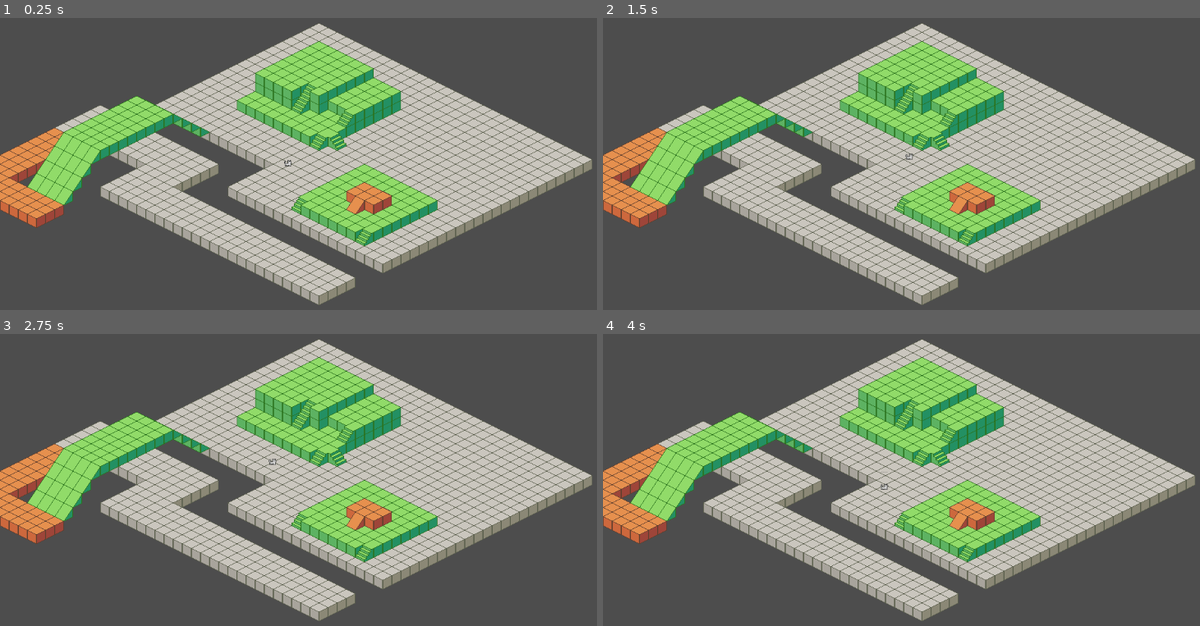
Above: before the commit, frames 1-4 (two rows, left to right).
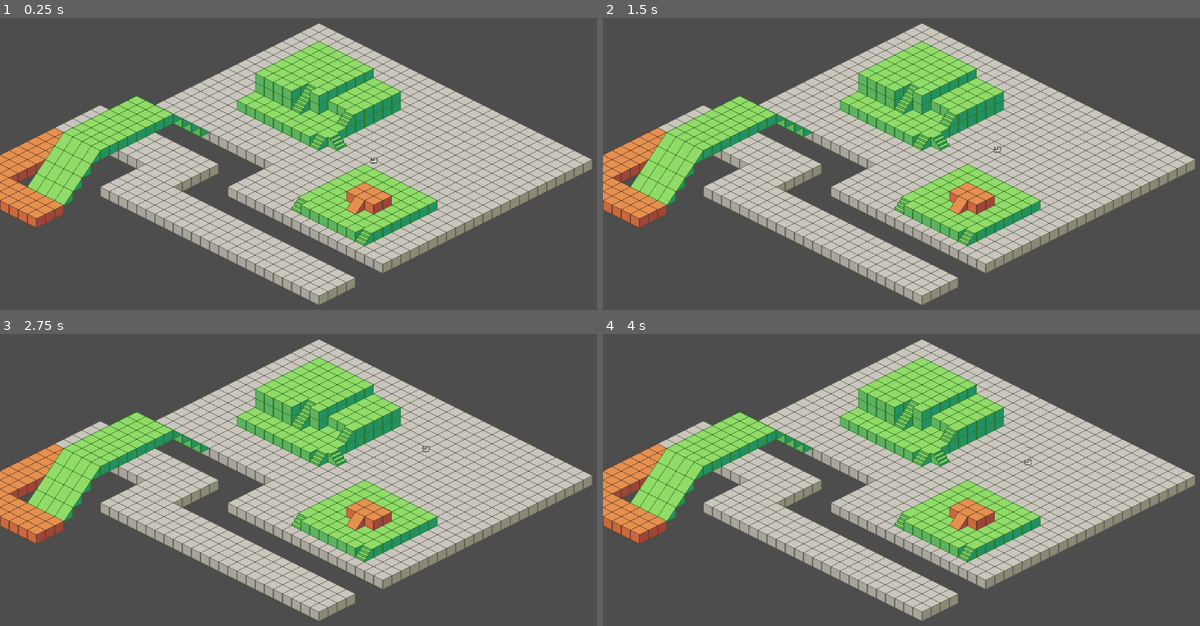
Above: after the commit, the same moments.

Repository: mattvonfat/Isometric3DNav
Game: Godot game, scene res://game.tscn
The game is run twice, just before and just after one commit, with the same random seed, the same clock (stepped at 60 frames per second) and the same inputs.
Inputs (mouse positions are in pixels of both pictures, inside the frame that each line leads up to):
- Up to frame 1 (0.25 s): no input
- Up to frame 2 (1.5 s): tap Enter at 0.5 s; move the mouse to (1074, 123) at 0.52 s; click (1074, 123) at 0.67 s; move the mouse to (800, 161) at 1.27 s; click (800, 161) at 1.42 s
- Up to frame 3 (2.75 s): move the mouse to (394, 377) at 2.02 s; click (394, 377) at 2.17 s
- Up to frame 4 (4 s): tap Space at 2.75 s; move the mouse to (895, 529) at 2.77 s; click (895, 529) at 2.92 s; move the mouse to (1128, 512) at 3.52 s; click (1128, 512) at 3.67 s

The runs differ from the first frame. In frame 1, less than 0.1% of the frame differs, in the area x 47-64%, y 47-51%; in frame 2, less than 0.1%; in frame 3, less than 0.1%, in the area x 44-73%, y 38-45%; in frame 4, less than 0.1%.

Commit message:
fix attempt

Diff:
--- a/cat.gd
+++ b/cat.gd
@@ -9,6 +9,8 @@
 var cat_vertical = 0 # this is the current vertical position of the cat
 var target_vertical # this will be the vertical position of the target position
 
+var map # stored the RID of the navigation map
+
 func set_path(new_path:PackedVector3Array):
 	path = new_path
 	if path.size() > 0:
@@ -19,6 +21,8 @@
 
 func _physics_process(_delta):
 	if has_target:
+		#z_index = ceil(cat_vertical/16)
+
 		# see if we have reached the target - I just guessed at 2 being ok
 		if position.distance_to(target) < 2:
 			# check if there are more points in the path
--- a/game.gd
+++ b/game.gd
@@ -16,13 +16,14 @@
 
 func _ready():
 	generate_nav_mesh()
+	cat.map = nav_map
 
 func _input(event):
 	if event is InputEventMouseButton:
 		if event.button_index == 1 and event.pressed == true:
 			var global_mouse = get_global_mouse_position()
 			var clicked_tile = tilemap.local_to_map(global_mouse) # map coordinate of tile
-
+			print(global_mouse)
 			# go through the layers from top to bottom until we find a layer which has a tile at the clicked position
 			for layer_id in range(layer_count-1, -1, -1):
 				if map_layer_collection[layer_id].has(clicked_tile):
--- a/game.tscn
+++ b/game.tscn
@@ -76,6 +76,7 @@
 sources/1 = SubResource("TileSetAtlasSource_3ubux")
 
 [node name="Game" type="Node2D"]
+position = Vector2(9, -25)
 script = ExtResource("1_6lrtb")
 
 [node name="TileMap" type="TileMap" parent="."]
@@ -106,8 +107,8 @@
 layer_4/navigation_enabled = false
 layer_4/tile_data = PackedInt32Array(-458761, 131073, 1, -524298, 131073, 1, -589834, 131073, 1, -655371, 131073, 1, -3 …(536 unchanged characters)…
 
+[node name="Camera2D" type="Camera2D" parent="."]
+
 [node name="Cat" parent="." instance=ExtResource("2_48ump")]
 z_index = 10
-position = Vector2(-71, 44)
-
-[node name="Camera2D" type="Camera2D" parent="."]
+position = Vector2(80, 39)
Not shown: 1 places in nav_mesh_test.tscn that only renumber resources
